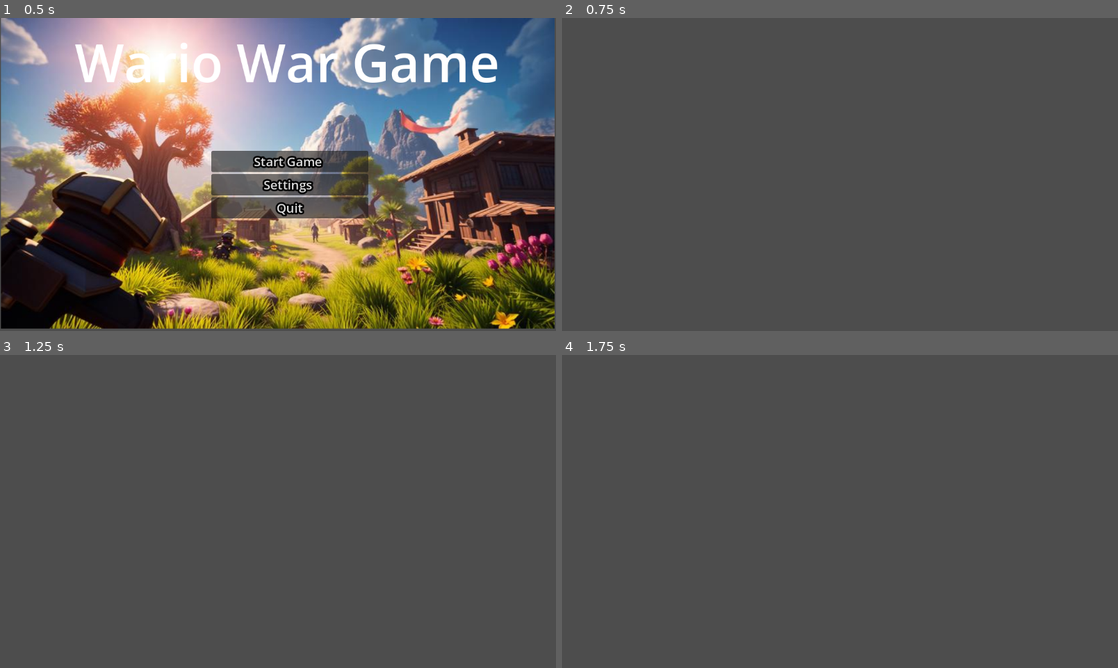
Above: before the commit, frames 1-4 (two rows, left to right).
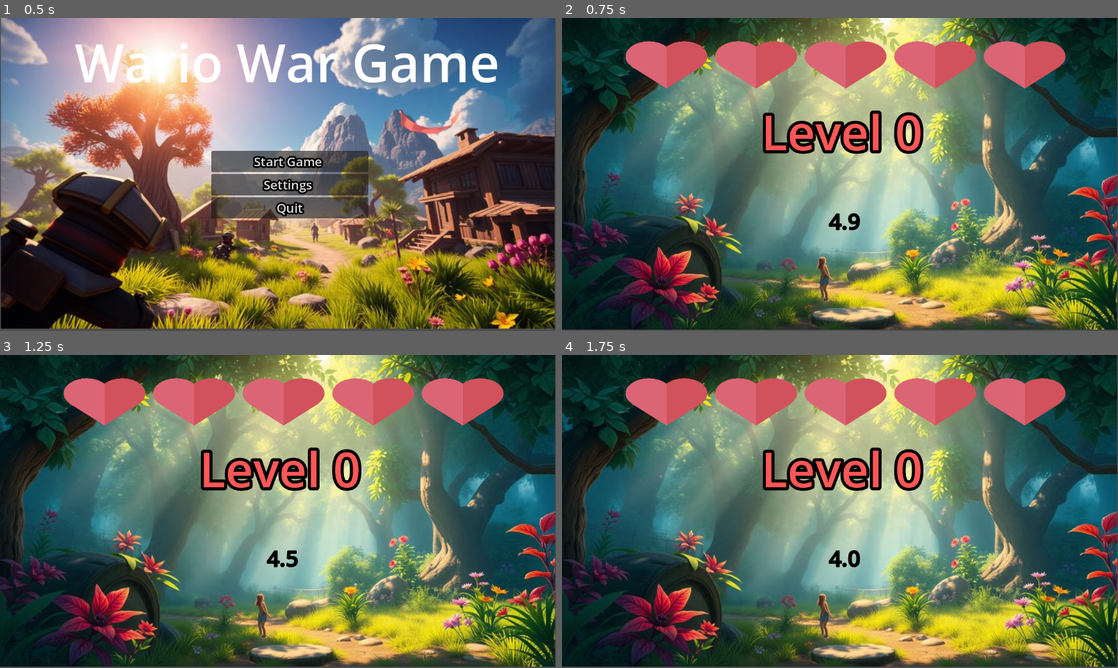
Above: after the commit, the same moments.

Repository: Body-530/WarioWarGameWookie
Game: Godot game, scene res://Scenes/title_screen.tscn
Two runs of this game, one before a commit and one after it. Both use one fixed random seed, a clock stepped at 60 frames per second and the inputs below.
Inputs (mouse positions are in pixels of both pictures, inside the frame that each line leads up to):
- Up to frame 1 (0.5 s): no input
- Up to frame 2 (0.75 s): click "Start Game" at 0.5 s
- Up to frame 3 (1.25 s): no input
- Up to frame 4 (1.75 s): tap Enter at 1.25 s; move the mouse to (962, 495) at 1.27 s; hold Right from 1.28 s (still down); tap Alt at 1.35 s; click (962, 495) at 1.42 s

Frame 1 is identical in both runs. In frame 2, 95% of the frame differs, in the area x 0-100%, y 0-100%; in frame 3, 95%; in frame 4, 95%.

Commit message:
Level 1 and timer
Making the second and third scence
timer and level 1

Diff:
--- /dev/null
+++ b/Global.gd
@@ -0,0 +1,4 @@
+extends Node
+
+var minigames_done = 0
+var lives = 5
--- /dev/null
+++ b/Scenes/TimerScene.tscn
@@ -0,0 +1,10 @@
+[gd_scene format=3 uid="uid://bfhtddstcfw2q"]
+
+[ext_resource type="Script" uid="uid://bpuhbnn5anbhg" path="res://timer.gd" id="1_nyhqd"]
+
+[node name="TimerScene" type="Node2D" unique_id=1429795080]
+script = ExtResource("1_nyhqd")
+
+[node name="timer" type="Label" parent="." unique_id=578698003]
+offset_right = 40.0
+offset_bottom = 23.0
--- a/Scenes/level_scene.tscn
+++ b/Scenes/level_scene.tscn
@@ -1,3 +1,62 @@
 [gd_scene format=3 uid="uid://d4nl7ec4ipap8"]
 
-[node name="Node2D" type="Node2D" unique_id=859750550]
+[ext_resource type="Script" uid="uid://cvtvjkmviuyqe" path="res://Scenes/timer_screen.gd" id="1_c7xwe"]
+[ext_resource type="Texture2D" uid="uid://3ik5xvskxman" path="res://pic2.jpg" id="1_cn3xy"]
+[ext_resource type="Texture2D" uid="uid://yqpi7k7rb35s" path="res://love.svg" id="2_c7xwe"]
+
+[node name="Level1" type="Node2D" unique_id=859750550]
+script = ExtResource("1_c7xwe")
+
+[node name="TextureRect" type="TextureRect" parent="." unique_id=671308126]
+offset_right = 40.0
+offset_bottom = 40.0
+scale = Vector2(1.3817533, 1.4388117)
+texture = ExtResource("1_cn3xy")
+
+[node name="GarlicContainer" type="HBoxContainer" parent="." unique_id=1162963804]
+offset_left = 124.000046
+offset_top = 34.999996
+offset_right = 4140.0
+offset_bottom = 835.0
+scale = Vector2(0.23079067, 0.14988813)
+
+[node name="Garlic" type="TextureRect" parent="GarlicContainer" unique_id=1602018074]
+layout_mode = 2
+texture = ExtResource("2_c7xwe")
+
+[node name="Garlic2" type="TextureRect" parent="GarlicContainer" unique_id=668323909]
+layout_mode = 2
+texture = ExtResource("2_c7xwe")
+
+[node name="Garlic3" type="TextureRect" parent="GarlicContainer" unique_id=814526887]
+layout_mode = 2
+texture = ExtResource("2_c7xwe")
+
+[node name="Garlic4" type="TextureRect" parent="GarlicContainer" unique_id=949522731]
+layout_mode = 2
+texture = ExtResource("2_c7xwe")
+
+[node name="Garlic5" type="TextureRect" parent="GarlicContainer" unique_id=702544257]
+layout_mode = 2
+texture = ExtResource("2_c7xwe")
+
+[node name="level" type="Label" parent="." unique_id=268925310]
+offset_left = 413.0
+offset_top = 167.0
+offset_right = 747.0
+offset_bottom = 444.0
+theme_override_colors/font_color = Color(1, 0.33999997, 0.33999997, 1)
+theme_override_constants/outline_size = 25
+theme_override_font_sizes/font_size = 100
+text = "Level #1
+"
+
+[node name="timer" type="Label" parent="." unique_id=444981665]
+offset_left = 553.0
+offset_top = 388.0
+offset_right = 682.0
+offset_bottom = 452.0
+theme_override_colors/font_color = Color(0, 0, 0, 1)
+theme_override_constants/outline_size = 5
+theme_override_font_sizes/font_size = 46
+text = "0.0"
--- /dev/null
+++ b/Scenes/timer_screen.gd
@@ -0,0 +1,69 @@
+extends Node2D
+@onready var garlic_container: HBoxContainer = $GarlicContainer
+@onready var garlic: TextureRect = $GarlicContainer/Garlic
+@onready var garlic_2: TextureRect = $GarlicContainer/Garlic2
+@onready var garlic_3: TextureRect = $GarlicContainer/Garlic3
+@onready var garlic_4: TextureRect = $GarlicContainer/Garlic4
+@onready var garlic_5: TextureRect = $GarlicContainer/Garlic5
+@onready var level: Label = $level
+@onready var timer: Label = $timer
+
+var time
+
+func _ready() -> void:
+	await Timer(5.0) # using the function created
+
+	if Global.minigames_done < 3: # if you havent completed 3 minigames yet
+		Global.minigames_done = Global.minigames_done +1
+		get_tree().change_scene_to_file("res://Scenes/minigame_" + str(Global.minigames_done) + ".tscn") # changes your scene by arranging this frankenstein path.
+# Above, your script is being told to go to the next minigame. If the
+# current minigame is Level 1, then you would be on minigame 1. If you
+# complete that level, you have the minigames_done add one, and then you
+# look for the scene titled `minigame_` and then whatever minigame number
+# should be next. Make sure you name your minigame saves appropriately.
+
+	else:
+		get_tree().change_scene_to_file("res://Scenes/title_screen.tscn") # changes your scene
+
+
+func _process(delta: float) -> void: # runs EVERY FRAME
+	match Global.lives: # asks or checks if lives is equal to one of
+#these values, cool hack. by the way this is a horrid way to illustrate the
+#lives visually so later you can always find alternative code. Now, dw abt it.
+
+		4:
+			garlic.hide()
+		3:
+			garlic.hide()
+			garlic_2.hide()
+		2:
+			garlic.hide()
+			garlic_2.hide()
+			garlic_3.hide()
+		1:
+			garlic.hide()
+			garlic_2.hide()
+			garlic_3.hide()
+			garlic_4.hide()
+		0:
+			garlic_container.hide() # just hides everything
+
+	timer.text = str(time) # make ths text reflect the value of the time variable. this makes names easier. the str() converts the int to a String
+	level.text = "Level " + str(Global.minigames_done) # this tells you want minigame you're on using concatenation (google the word yo)
+
+func Timer(start_time: float): # making a new function for timer countdown!
+	# we want the timer to go down, and when it reaches 0 it transitions
+	# to the next scene!
+
+	time = start_time # make the timer, which is reflected through the timer text, start at your desired number
+
+	while time > 0.0: # run if timer hasnt reached 0
+		await wait(0.1) # asks script to wait on this function. the 'wait' name for the function does nothing here, as await is just telling the scrpit to wait for the function to complete before progressing
+		time -= 0.1 # remove 0.1
+		# progressively get the value smaller and smaller
+
+	#when timer reaches 0
+	return
+
+func wait(seconds: float) -> void: # write this simple function out for wait!
+	await get_tree().create_timer(seconds).timeout # makes u wait, dw abt this being complex '''
--- /dev/null
+++ b/garlic-icon-black.svg
@@ -0,0 +1,46 @@
+<?xml version="1.0" standalone="no"?>
+<!DOCTYPE svg PUBLIC "-//W3C//DTD SVG 20010904//EN"
+ "http://www.w3.org/TR/2001/REC-SVG-20010904/DTD/svg10.dtd">
+<svg version="1.0" xmlns="http://www.w3.org/2000/svg"
+ width="740.000000pt" height="740.000000pt" viewBox="0 0 740.000000 740.000000"
+ preserveAspectRatio="xMidYMid meet">
+
+<g transform="translate(0.000000,740.000000) scale(0.100000,-0.100000)"
+fill="#000000" stroke="none">
+<path d="M4062 6499 c-35 -10 -132 -30 -215 -44 -292 -50 -406 -92 -516 -191
+-152 -138 -236 -324 -327 -722 -72 -314 -111 -409 -213 -524 -65 -72 -134
+-126 -346 -273 -282 -196 -460 -338 -611 -489 -544 -545 -704 -1358 -394
+-2003 68 -141 155 -259 284 -389 251 -250 426 -337 1008 -498 333 -92 420
+-147 506 -318 23 -47 59 -104 79 -127 30 -35 41 -42 67 -39 24 2 35 11 51 40
+11 21 25 40 32 42 7 3 37 -8 67 -24 31 -17 62 -30 70 -30 8 0 32 20 54 45 22
+25 42 45 46 45 3 0 17 -18 31 -40 43 -69 109 -60 142 18 29 72 77 97 88 47 3
+-14 7 -36 10 -50 8 -38 50 -33 90 10 32 33 44 56 96 175 45 106 84 157 141
+186 83 42 214 89 448 159 358 108 549 188 731 307 116 76 312 269 387 383 310
+467 331 1069 57 1630 -187 383 -434 639 -859 893 -83 50 -216 126 -296 170
+-215 116 -346 200 -410 262 -52 49 -61 64 -84 136 -32 106 -53 226 -66 394
+-14 173 -6 283 36 500 47 243 52 295 29 320 -15 16 -30 20 -84 19 -36 -1 -94
+-9 -129 -20z m18 -181 c0 -7 -7 -38 -15 -68 -26 -95 -38 -337 -32 -645 6 -323
+14 -382 71 -501 64 -134 157 -208 486 -379 300 -158 424 -235 597 -373 360
+-289 576 -625 665 -1036 30 -135 32 -399 5 -524 -84 -386 -302 -676 -650 -867
+-71 -39 -106 -41 -87 -6 5 11 37 57 70 103 65 91 138 229 170 323 59 171 85
+434 61 631 -41 335 -178 682 -408 1034 -118 180 -341 463 -343 434 0 -5 25
+-50 56 -100 310 -490 502 -1082 465 -1426 -44 -405 -193 -731 -454 -995 -124
+-126 -125 -121 -13 115 46 97 98 215 114 262 170 489 101 1044 -204 1640 -127
+248 -370 619 -489 747 -35 38 -66 65 -69 62 -3 -3 32 -64 78 -135 510 -785
+671 -1501 473 -2104 -39 -119 -141 -323 -231 -460 -147 -225 -275 -367 -417
+-463 -90 -61 -142 -79 -152 -54 -3 8 17 61 44 118 116 242 171 411 191 584 24
+225 -4 714 -62 1057 -42 249 -176 744 -315 1164 -110 334 -116 332 -51 -22 24
+-131 60 -324 79 -429 94 -505 130 -810 131 -1105 1 -197 -2 -239 -22 -339 -72
+-356 -226 -719 -370 -873 -55 -59 -88 -78 -138 -78 -61 0 -123 38 -215 129
+-224 223 -404 622 -439 970 -13 132 -13 494 0 636 6 61 22 157 36 215 49 198
+174 526 309 810 45 96 86 186 90 200 l7 25 -25 -25 c-32 -31 -111 -163 -212
+-350 -169 -313 -278 -574 -335 -800 -54 -217 -64 -317 -65 -630 0 -273 1 -289
+27 -395 37 -156 87 -284 189 -484 49 -95 89 -182 89 -192 0 -38 -36 -18 -120
+69 -159 161 -304 411 -373 642 -56 185 -70 289 -71 505 0 324 53 566 214 970
+73 183 93 245 80 245 -30 0 -234 -439 -343 -742 -84 -231 -124 -425 -134 -644
+-13 -314 49 -539 230 -831 93 -150 114 -193 94 -193 -66 1 -388 219 -503 341
+-223 238 -361 669 -325 1017 6 57 23 149 37 205 115 453 398 816 924 1180 424
+295 516 378 594 538 56 117 83 210 141 490 56 266 97 417 133 484 40 74 131
+159 215 200 53 26 116 44 242 70 94 19 190 41 215 49 57 18 60 19 60 4z"/>
+</g>
+</svg>
--- /dev/null
+++ b/love.svg
@@ -0,0 +1,3 @@
+<?xml version="1.0" encoding="utf-8"?>
+<!-- Uploaded to: SVG Repo, www.svgrepo.com, Generator: SVG Repo Mixer Tools -->
+<svg width="800px" height="800px" viewBox="0 0 1024 1024" class="icon"  version="1.1" xmlns="http://www.w3.org/2000/svg"><path d="M 983.384 381.465 c 0 -147.456 -119.467 -266.923 -266.923 -266.923 c -81.4649 0 -154.283 36.4089 -203.207 93.8662 c -48.9245 -57.4578 -121.856 -93.8662 -203.207 -93.8662 c -147.456 0 -266.923 119.467 -266.923 266.923 c 0 77.3689 35.6125 142.109 85.5609 195.811 L 514.275 947.964 l 378.994 -366.592 c 48.0142 -50.0622 90.112 -120.377 90.112 -199.907 Z" fill="#d1525c" /><path d="M 514.275 947.964 L 128.569 577.276 C 78.507 523.574 43.008 458.835 43.008 381.465 c 0 -147.456 119.467 -266.923 266.923 -266.923 c 81.4649 0 154.283 36.4089 203.207 93.8662 l 1.13778 739.555 Z" fill="#db6574" /></svg>
--- a/project.godot
+++ b/project.godot
@@ -14,6 +14,10 @@
 run/main_scene="uid://d3vo2d2mscce"
 config/features=PackedStringArray("4.6", "GL Compatibility")
 config/icon="res://icon.svg"
+
+[autoload]
+
+Global="*uid://b63arbhuv0dl2"
 
 [display]
 
--- /dev/null
+++ b/timer.gd
@@ -0,0 +1,23 @@
+extends Node2D
+
+@onready var timer: Label = $timer
+
+var time: float = 0.0
+
+func _ready() -> void:
+	pass
+
+func _process(delta: float) -> void:
+	timer.text = str(snapped(time, 0.1))
+
+func start_timer(start_time: float) -> void:
+	time = start_time
+
+	while time > 0.0:
+		await wait(0.1)
+		time -= 0.1
+
+	time = 0.0
+
+func wait(seconds: float) -> void:
+	await get_tree().create_timer(seconds).timeout
Not shown, added: Global.gd.uid
Not shown, added: Scenes/timer_screen.gd.uid
Not shown, added: garlic-icon-black.svg.import
Not shown, added: love.svg.import
Binary file added: pic2.jpg
Not shown, added: pic2.jpg.import
Not shown, added: timer.gd.uid
Not shown, added: garlic-icon-black.avif
